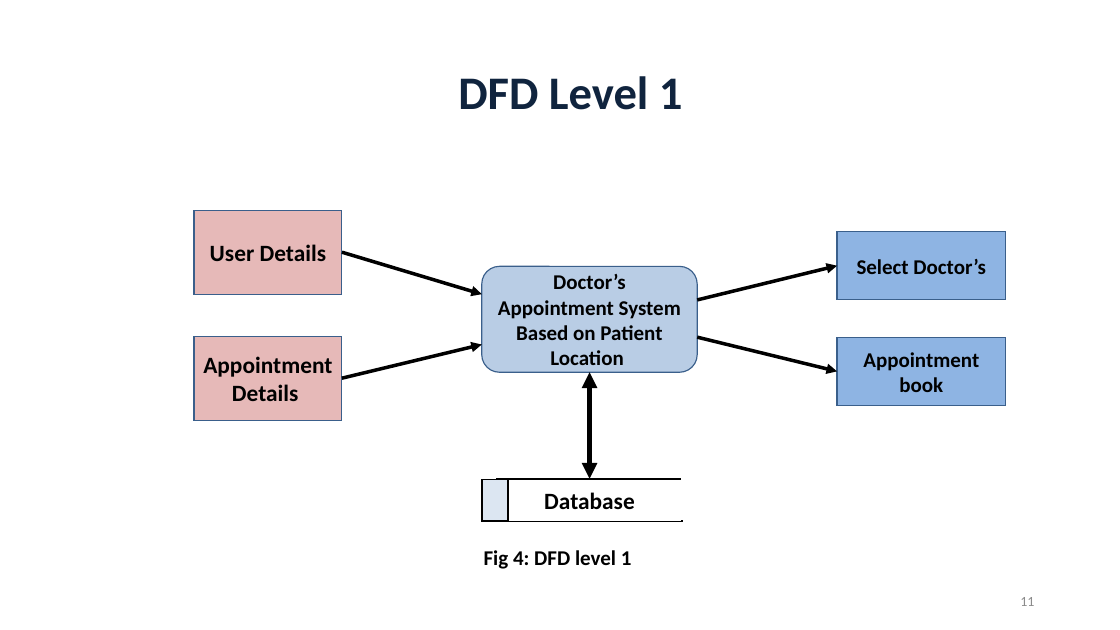
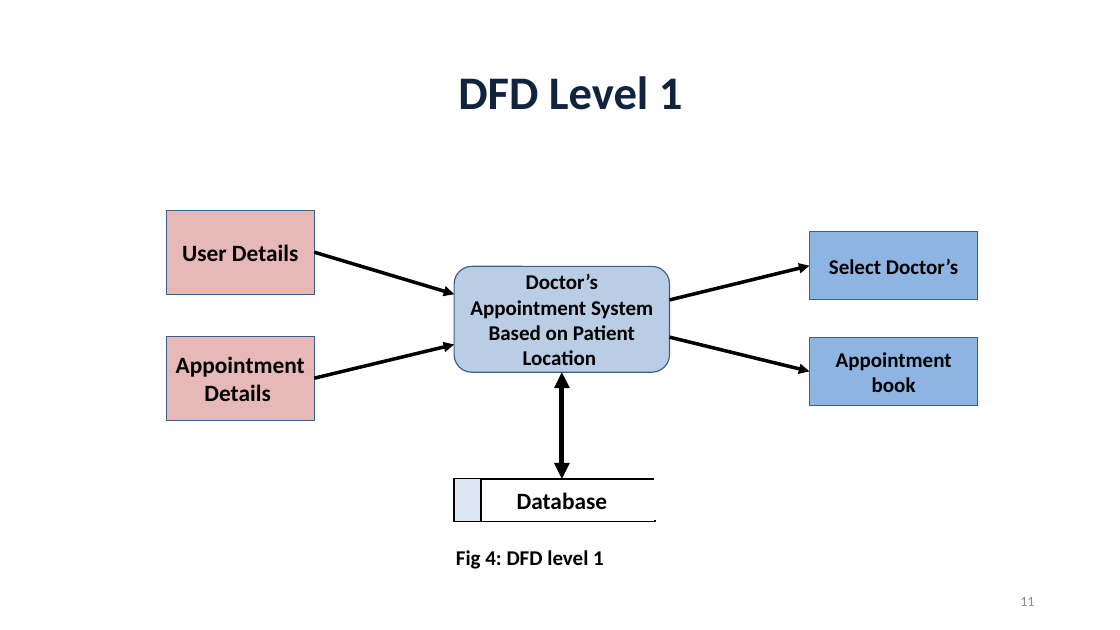
Before and after one commit to RezaulAlamOni/Project-Book-Appointment-Booking-, a slide deck: slide 11 of AppointmentSystem.pptx. Drawn at 1120x630 pixels with LibreOffice and Linux fonts; fonts in the diff are those of the drawing. Boxes give left, top, right and bottom in pixels: in the first picture for what was removed or moved away, otherwise in the second. Text is boxed around its words. In the diff, an @@ line names an element or a change of style, - is before the commit and + after.

```diff
--- a/AppointmentSystem.pptx
+++ b/AppointmentSystem.pptx
@@ 5 rectangles, 2 arrows, 1 double arrow: place and size @@
-5 rectangles, 2 arrows, 1 double arrow at box(194, 210, 1007, 522)
+5 rectangles, 2 arrows, 1 double arrow at box(166, 210, 979, 522)
@@ 2 rectangles, 2 arrows, 1 text, 1 rounded rectangle: place and size @@
-2 rectangles, 2 arrows, 1 text, 1 rounded rectangle at box(482, 266, 838, 569)
+2 rectangles, 2 arrows, 1 text, 1 rounded rectangle at box(455, 266, 810, 569)
```
Also in this commit, not shown: 2 other slides changed, 1 other file.
